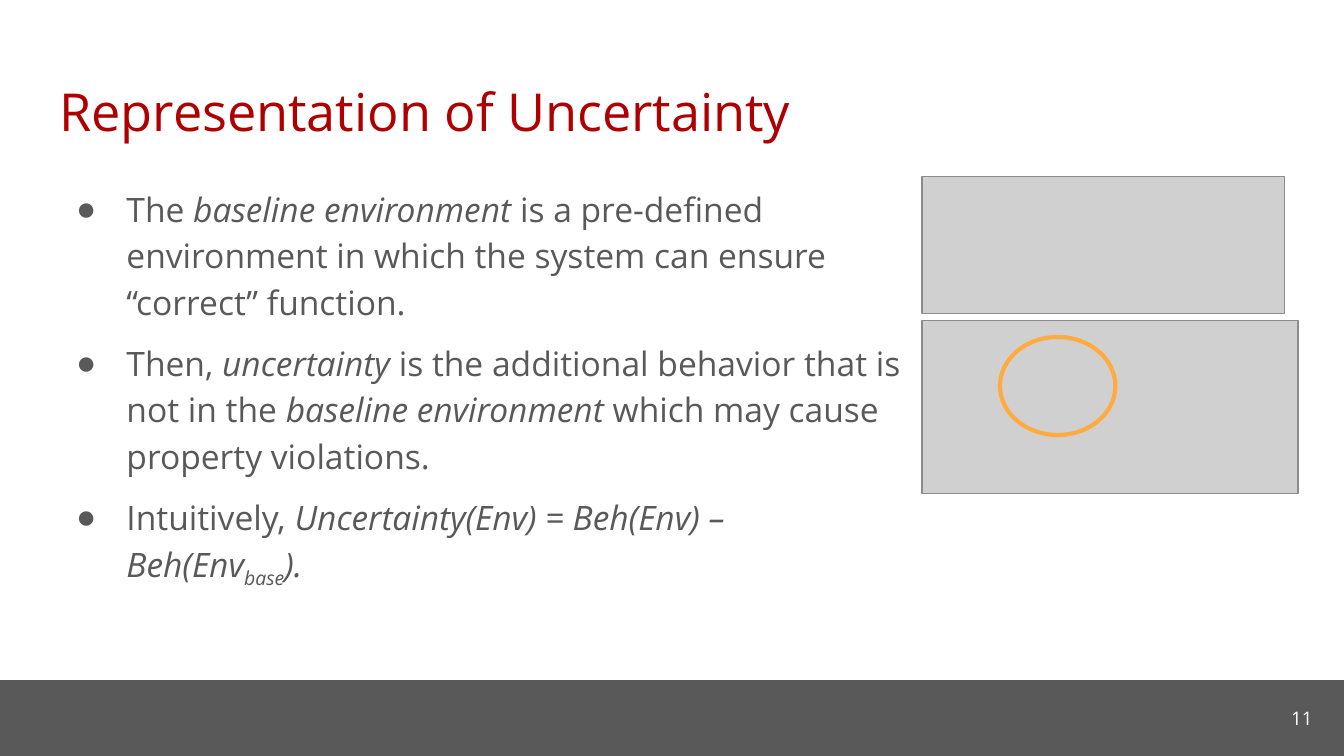
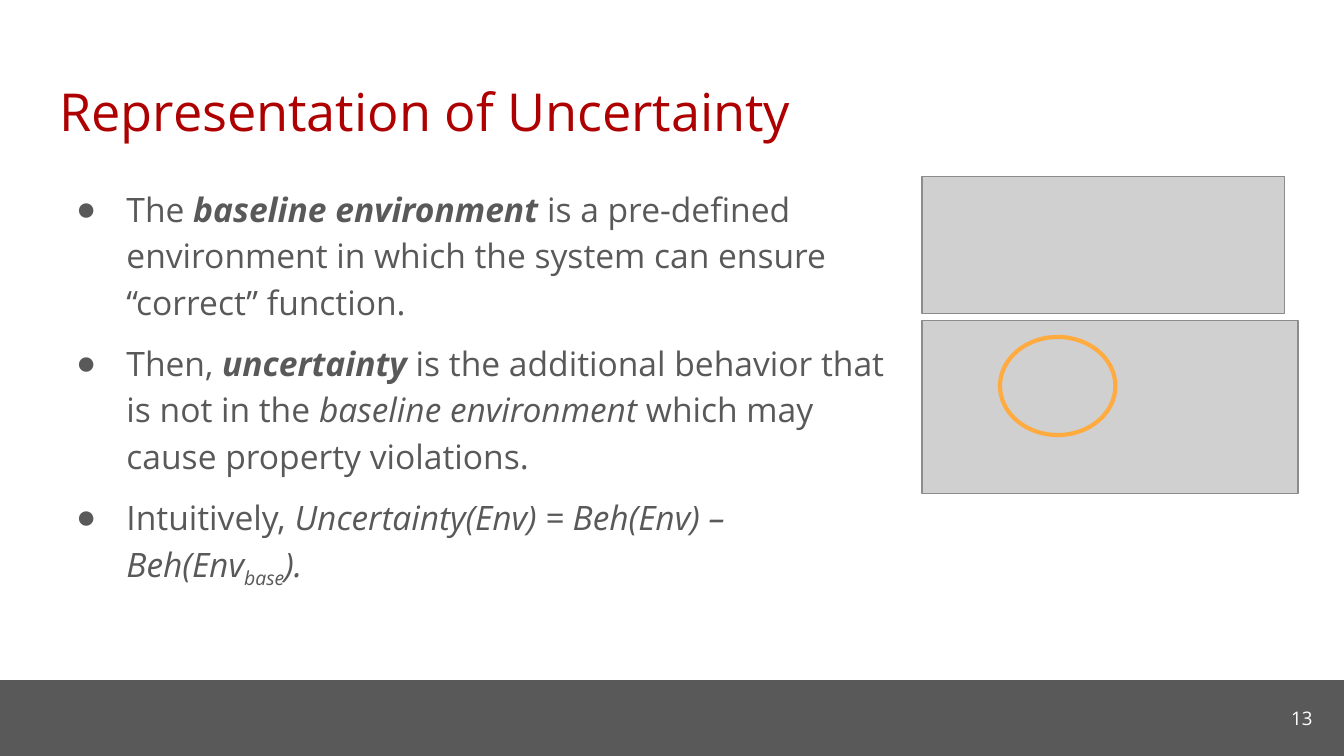
Before and after one commit to cmu-soda/Robustness, a slide deck: slide 13 of Robustness.pptx (slide 11 before the commit). Drawn at 1344x756 pixels with LibreOffice and Linux fonts; fonts in the diff are those of the drawing; grey boxes stand for pictures; background and template pictures are left out. Boxes give left, top, right and bottom in pixels: in the first picture for what was removed or moved away, otherwise in the second. Text is boxed around its words. In the diff, an @@ line names an element or a change of style, - is before the commit and + after.

```diff
--- a/Robustness.pptx
+++ b/Robustness.pptx
@@ text at <box>126,196,884,477</box>: bold on in "baseline environment", "uncertainty" @@
@@ page number at <box>1291,711,1312,725</box>: text changed @@
-11
+13
```
Also in this commit, not shown: 4 other slides changed, 7 slides added, 6 slides removed.
